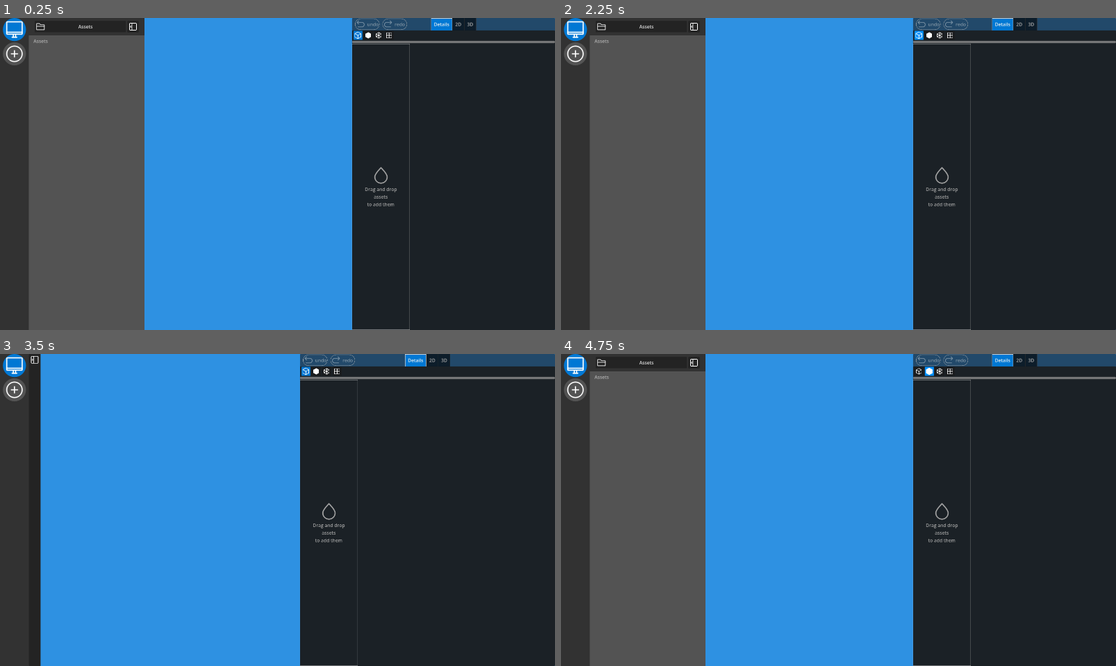
Above: before the commit, frames 1-4 (two rows, left to right).
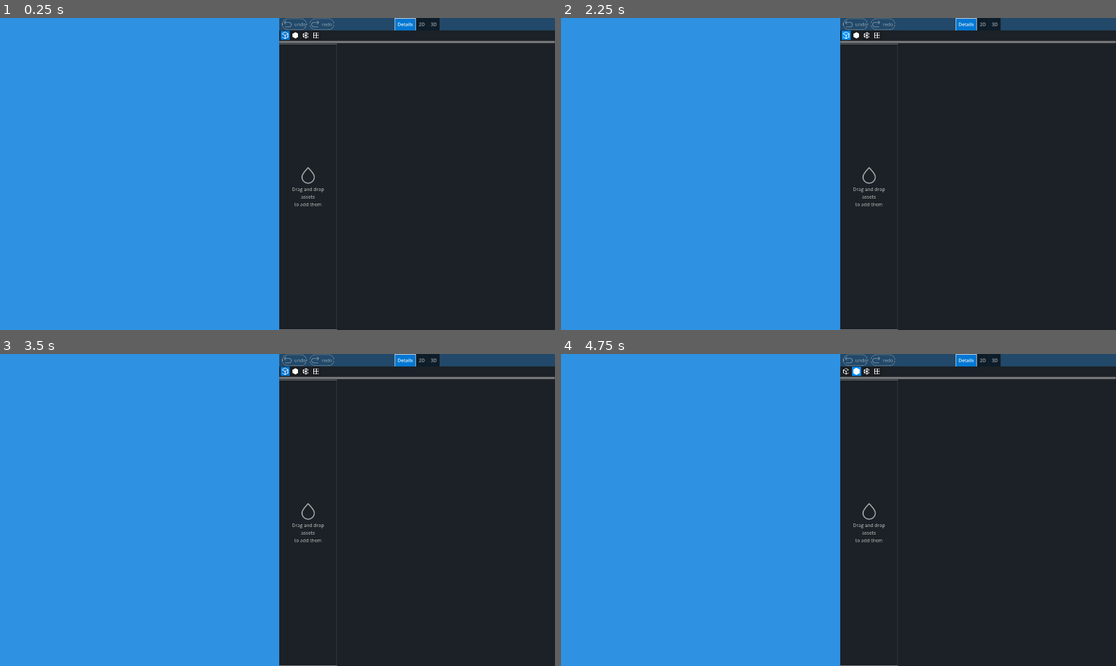
Above: after the commit, the same moments.

Repository: hunsri/3DAM
Game: Godot game, scene res://scenes/MainScene.tscn
Same seed, same stepped clock (60 frames per second), same inputs: the game is played once before the commit and once after it.
Inputs (mouse positions are in pixels of both pictures, inside the frame that each line leads up to; where the layout moved, square brackets give the same spot in the first picture):
- Up to frame 1 (0.25 s): no input
- Up to frame 2 (2.25 s): click (577, 30) at 0.52 s; click (638, 27) at 1.25 s, where only the run before the commit has a clickable "Assets"; click (844, 36) [916, 36] at 2 s
- Up to frame 3 (3.5 s): click (133, 363) at 2.77 s
- Up to frame 4 (4.75 s): click (594, 510) at 3.52 s; click (855, 372) [927, 372] at 4.25 s

The runs differ from the first frame. In frame 1, 40% of the frame differs, in the area x 0-86%, y 0-100%; in frame 2, 40%; in frame 3, 12%; in frame 4, 40%.

Commit message:
visual changes for experiments

Diff:
--- /dev/null
+++ b/scenes/sidebar/popup/AssetPopup.tscn
@@ -0,0 +1,189 @@
+[gd_scene format=3 uid="uid://cgdpvd8fr45vj"]
+
+[ext_resource type="Script" uid="uid://gh78gaq6h0xx" path="res://scripts/tiles/asset_tiles/asset_spawn_point.gd" id="1_vfkst"]
+[ext_resource type="Environment" uid="uid://btn86veyhcnqh" path="res://resources/StandardEnvironment.tres" id="2_ncbyo"]
+[ext_resource type="Texture2D" uid="uid://dpyd0mvhlxhkf" path="res://icons/download.png" id="3_8vou2"]
+[ext_resource type="Texture2D" uid="uid://bb28cuhux8va6" path="res://icons/trash.png" id="4_s17wq"]
+
+[sub_resource type="LabelSettings" id="LabelSettings_k4eqp"]
+font_size = 22
+outline_size = 1
+
+[sub_resource type="StyleBoxFlat" id="StyleBoxFlat_omh6i"]
+content_margin_left = 2.0
+content_margin_top = 2.0
+content_margin_right = 2.0
+content_margin_bottom = 2.0
+bg_color = Color(0, 0.38972932, 0.6875, 1)
+
+[sub_resource type="StyleBoxFlat" id="StyleBoxFlat_cf41r"]
+content_margin_left = 2.0
+content_margin_top = 2.0
+content_margin_right = 2.0
+content_margin_bottom = 2.0
+bg_color = Color(0, 0.47058824, 0.83137256, 1)
+
+[sub_resource type="StyleBoxFlat" id="StyleBoxFlat_rftfj"]
+content_margin_left = 2.0
+content_margin_top = 2.0
+content_margin_right = 2.0
+content_margin_bottom = 2.0
+bg_color = Color(0, 0.32156864, 0.5686275, 1)
+
+[sub_resource type="StyleBoxFlat" id="StyleBoxFlat_l2bmy"]
+content_margin_left = 2.0
+content_margin_top = 2.0
+content_margin_right = 2.0
+content_margin_bottom = 2.0
+bg_color = Color(0, 0.5647059, 1, 1)
+
+[sub_resource type="StyleBoxFlat" id="StyleBoxFlat_q4usq"]
+content_margin_left = 2.0
+content_margin_top = 2.0
+content_margin_right = 2.0
+content_margin_bottom = 2.0
+bg_color = Color(0, 0.17850693, 0.3275688, 1)
+
+[sub_resource type="StyleBoxFlat" id="StyleBoxFlat_yijep"]
+content_margin_left = 2.0
+content_margin_top = 2.0
+content_margin_right = 2.0
+content_margin_bottom = 2.0
+bg_color = Color(0.93333334, 0.5137255, 0.14509805, 1)
+
+[sub_resource type="StyleBoxFlat" id="StyleBoxFlat_0jh51"]
+content_margin_left = 2.0
+content_margin_top = 2.0
+content_margin_right = 2.0
+content_margin_bottom = 2.0
+bg_color = Color(1, 0.55200005, 0.16000003, 1)
+
+[sub_resource type="StyleBoxFlat" id="StyleBoxFlat_ves3y"]
+content_margin_left = 2.0
+content_margin_top = 2.0
+content_margin_right = 2.0
+content_margin_bottom = 2.0
+bg_color = Color(0.78, 0.43056002, 0.12480002, 1)
+
+[sub_resource type="StyleBoxFlat" id="StyleBoxFlat_alrta"]
+content_margin_left = 2.0
+content_margin_top = 2.0
+content_margin_right = 2.0
+content_margin_bottom = 2.0
+bg_color = Color(1, 0.6053333, 0.26, 1)
+
+[sub_resource type="StyleBoxFlat" id="StyleBoxFlat_6j8ur"]
+content_margin_left = 2.0
+content_margin_top = 2.0
+content_margin_right = 2.0
+content_margin_bottom = 2.0
+bg_color = Color(0.33, 0.18216002, 0.05280001, 1)
+
+[node name="AssetPopup" type="PanelContainer" unique_id=1186737351]
+anchors_preset = 15
+anchor_right = 1.0
+anchor_bottom = 1.0
+grow_horizontal = 2
+grow_vertical = 2
+
+[node name="MarginContainer" type="MarginContainer" parent="." unique_id=1872261881]
+custom_minimum_size = Vector2(400, 0)
+layout_mode = 2
+
+[node name="Contents" type="VBoxContainer" parent="MarginContainer" unique_id=30920423]
+layout_mode = 2
+theme_override_constants/separation = 0
+
+[node name="ModelPreviewContainer" type="PanelContainer" parent="MarginContainer/Contents" unique_id=264669797]
+custom_minimum_size = Vector2(0, 400)
+layout_mode = 2
+
+[node name="SubViewportContainer" type="SubViewportContainer" parent="MarginContainer/Contents/ModelPreviewContainer" unique_id=1185038505]
+layout_mode = 2
+
+[node name="SubViewport" type="SubViewport" parent="MarginContainer/Contents/ModelPreviewContainer/SubViewportContainer" unique_id=1409030968]
+own_world_3d = true
+transparent_bg = true
+handle_input_locally = false
+size = Vector2i(400, 400)
+render_target_update_mode = 4
+
+[node name="SpawnPoint" type="Node3D" parent="MarginContainer/Contents/ModelPreviewContainer/SubViewportContainer/SubViewport" unique_id=2023038775 node_paths=PackedStringArray("spring_arm_3d")]
+script = ExtResource("1_vfkst")
+spring_arm_3d = NodePath("../SpringArm3D")
+disable_zoom = true
+disable_position_change = true
+
+[node name="SpringArm3D" type="SpringArm3D" parent="MarginContainer/Contents/ModelPreviewContainer/SubViewportContainer/SubViewport" unique_id=1420101288]
+transform = Transform3D(1, 0, 0, 0, 1, 0, 0, 0, 1, 0, 0.2, 0)
+spring_length = 3.0
+
+[node name="Camera3D" type="Camera3D" parent="MarginContainer/Contents/ModelPreviewContainer/SubViewportContainer/SubViewport/SpringArm3D" unique_id=943912008]
+transform = Transform3D(1, 0, 0, 0, 1, 0, 0, 0, 1, 0, 0, 2.013)
+environment = ExtResource("2_ncbyo")
+
+[node name="NameBox" type="PanelContainer" parent="MarginContainer/Contents" unique_id=1925985150]
+custom_minimum_size = Vector2(0, 80)
+layout_mode = 2
+
+[node name="MarginContainer" type="MarginContainer" parent="MarginContainer/Contents/NameBox" unique_id=1364355355]
+layout_mode = 2
+theme_override_constants/margin_left = 10
+theme_override_constants/margin_right = 10
+
+[node name="AssetNameLabel" type="Label" parent="MarginContainer/Contents/NameBox/MarginContainer" unique_id=1881437886]
+layout_mode = 2
+size_flags_horizontal = 4
+text = "<NAME>"
+label_settings = SubResource("LabelSettings_k4eqp")
+
+[node name="ActionBar" type="MarginContainer" parent="MarginContainer/Contents" unique_id=1488602639]
+custom_minimum_size = Vector2(0, 60)
+layout_mode = 2
+theme_override_constants/margin_left = 4
+theme_override_constants/margin_top = 4
+theme_override_constants/margin_right = 4
+theme_override_constants/margin_bottom = 4
+
+[node name="HBoxContainer" type="HBoxContainer" parent="MarginContainer/Contents/ActionBar" unique_id=1841244989]
+layout_mode = 2
+
+[node name="Download" type="Button" parent="MarginContainer/Contents/ActionBar/HBoxContainer" unique_id=1805936268]
+layout_mode = 2
+size_flags_horizontal = 3
+theme_override_styles/normal = SubResource("StyleBoxFlat_omh6i")
+theme_override_styles/pressed = SubResource("StyleBoxFlat_cf41r")
+theme_override_styles/hover = SubResource("StyleBoxFlat_rftfj")
+theme_override_styles/hover_pressed = SubResource("StyleBoxFlat_l2bmy")
+theme_override_styles/disabled = SubResource("StyleBoxFlat_q4usq")
+text = "Download"
+icon = ExtResource("3_8vou2")
+expand_icon = true
+
+[node name="Remove" type="Button" parent="MarginContainer/Contents/ActionBar/HBoxContainer" unique_id=754004273]
+visible = false
+layout_mode = 2
+size_flags_horizontal = 3
+theme_override_styles/normal = SubResource("StyleBoxFlat_yijep")
+theme_override_styles/pressed = SubResource("StyleBoxFlat_0jh51")
+theme_override_styles/hover = SubResource("StyleBoxFlat_ves3y")
+theme_override_styles/hover_pressed = SubResource("StyleBoxFlat_alrta")
+theme_override_styles/disabled = SubResource("StyleBoxFlat_6j8ur")
+text = "Remove
+"
+icon = ExtResource("4_s17wq")
+expand_icon = true
+
+[node name="MetaInfo" type="ScrollContainer" parent="MarginContainer/Contents" unique_id=1467369988]
+layout_mode = 2
+size_flags_vertical = 3
+horizontal_scroll_mode = 0
+
+[node name="DetailsElementsRoot" type="VBoxContainer" parent="MarginContainer/Contents/MetaInfo" unique_id=442970472]
+layout_mode = 2
+size_flags_horizontal = 3
+size_flags_vertical = 3
+theme_override_constants/separation = 0
+
+[connection signal="mouse_entered" from="MarginContainer/Contents/ModelPreviewContainer/SubViewportContainer" to="MarginContainer/Contents/ModelPreviewContainer/SubViewportContainer/SubViewport/SpawnPoint" method="_on_sub_viewport_container_mouse_entered"]
+[connection signal="mouse_exited" from="MarginContainer/Contents/ModelPreviewContainer/SubViewportContainer" to="MarginContainer/Contents/ModelPreviewContainer/SubViewportContainer/SubViewport/SpawnPoint" method="_on_sub_viewport_container_mouse_exited"]
--- a/scenes/subscenes/DirectorySelector.tscn
+++ b/scenes/subscenes/DirectorySelector.tscn
@@ -19,6 +19,7 @@
 bg_color = Color(0.19607843, 0.19607843, 0.19607843, 1)
 
 [node name="DirectorySelector" type="MarginContainer" unique_id=536886688]
+visible = false
 anchors_preset = 9
 anchor_bottom = 1.0
 offset_right = 400.0
@@ -33,6 +34,7 @@
 theme_override_constants/minimum_grab_thickness = 0
 theme_override_icons/grabber = SubResource("ImageTexture_hqjo8")
 theme_override_icons/h_grabber = SubResource("ImageTexture_s8wdl")
+collapsed = true
 
 [node name="DirectorySidePanel" type="PanelContainer" parent="FoldableContainer" unique_id=1409989446]
 custom_minimum_size = Vector2(400, 0)
--- a/scenes/subscenes/LocationSelector.tscn
+++ b/scenes/subscenes/LocationSelector.tscn
@@ -15,6 +15,7 @@
 metadata/_edit_use_anchors_ = true
 
 [node name="LeftSidePanel" type="Panel" parent="." unique_id=1257866852]
+visible = false
 custom_minimum_size = Vector2(100, 0)
 layout_mode = 1
 anchors_preset = 9
@@ -41,6 +42,7 @@
 theme = ExtResource("1_h5pmh")
 
 [node name="MyPC" parent="LeftSidePanel/ScrollContainer/LocationSpawner" unique_id=418672031 node_paths=PackedStringArray("location_selector") instance=ExtResource("2_sw0j3")]
+visible = false
 layout_mode = 2
 size_flags_horizontal = 0
 location_selector = NodePath("../../../..")
@@ -49,7 +51,6 @@
 button_pressed = true
 
 [node name="Server1" parent="LeftSidePanel/ScrollContainer/LocationSpawner" unique_id=548510989 node_paths=PackedStringArray("location_selector") instance=ExtResource("2_sw0j3")]
-visible = false
 layout_mode = 2
 scene_type = 1
 location_selector = NodePath("../../../..")
--- a/scripts/compare_view/compare_3d_view/Compare3DViewElement.gd
+++ b/scripts/compare_view/compare_3d_view/Compare3DViewElement.gd
@@ -24,7 +24,8 @@
 
 	var model_AABB: Vector3 = AABB_Utils.get_world_aabb(model).size
 
-	model.position.y = model_AABB.y / 2
+	## TODO: check against floor clipping
+	#model.position.y = model_AABB.y / 2
 
 	floor_plane.position = Vector3(0, 0, 0)
 	self.add_child(floor_plane)
Binary file changed: images/3DAM-splash.png
